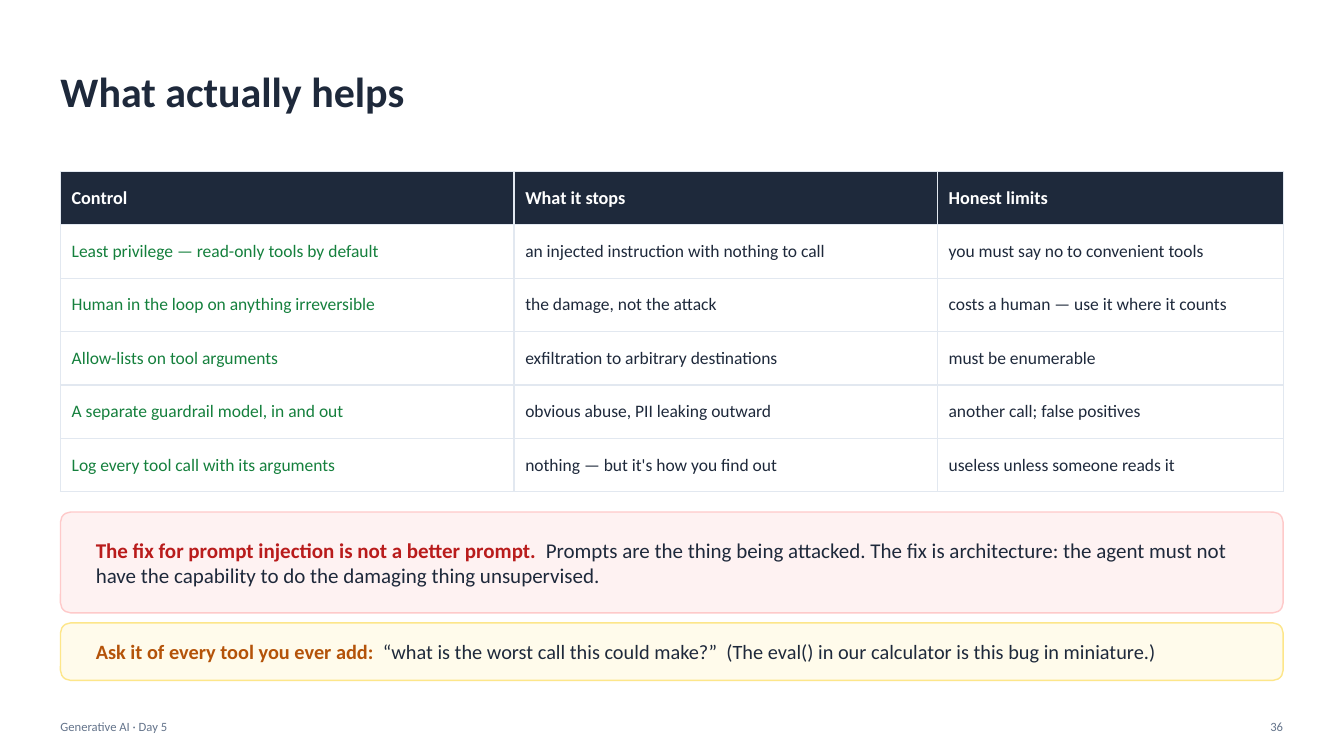
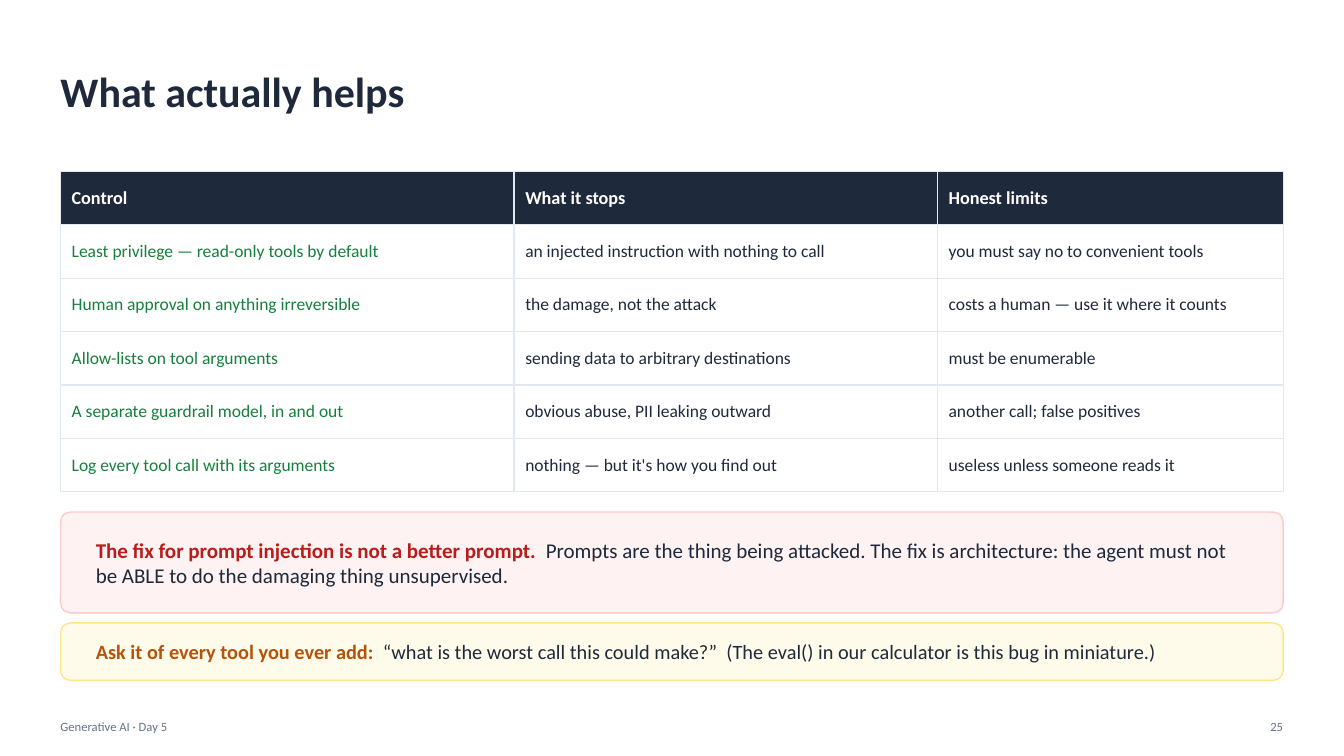
Before and after one commit to Poorit-Technologies/lpu-training, a slide deck: slide 25 of generative-ai/slides/Day05_GenAI.pptx (slide 36 before the commit). Drawn at 1344x756 pixels with LibreOffice and Linux fonts; fonts in the diff are those of the drawing. Boxes give left, top, right and bottom in pixels: in the first picture for what was removed or moved away, otherwise in the second. Text is boxed around its words. In the diff, an @@ line names an element or a change of style, - is before the commit and + after.

```diff
--- a/generative-ai/slides/Day05_GenAI.pptx
+++ b/generative-ai/slides/Day05_GenAI.pptx
@@ table at box(60, 171, 1284, 492) @@
-row 3, column 1: Human in the loop on anything irreversible
+row 3, column 1: Human approval on anything irreversible
-row 4, column 2: exfiltration to arbitrary destinations
+row 4, column 2: sending data to arbitrary destinations
@@ text at box(96, 543, 1226, 587): text changed @@
-The fix for prompt injection is not a better prompt. Prompts are the thing being attacked. The fix is architecture: the agent must not have the capability to do the damaging thing unsupervised.
+The fix for prompt injection is not a better prompt. Prompts are the thing being attacked. The fix is architecture: the agent must not be ABLE to do the damaging thing unsupervised.
@@ text at box(1270, 723, 1283, 731): text changed @@
-36
+25
```
Also in this commit, not shown: 16 other slides changed, 22 slides added, 20 slides removed, 1 other file.
